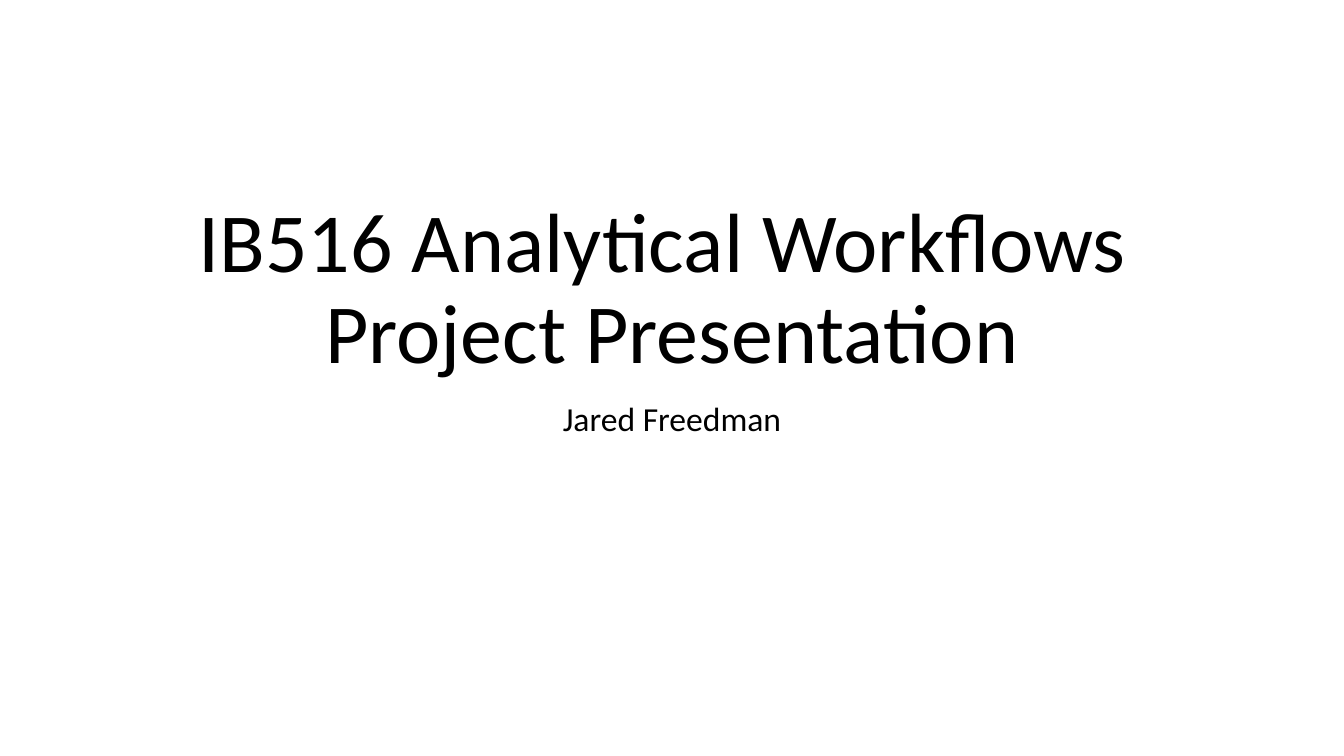
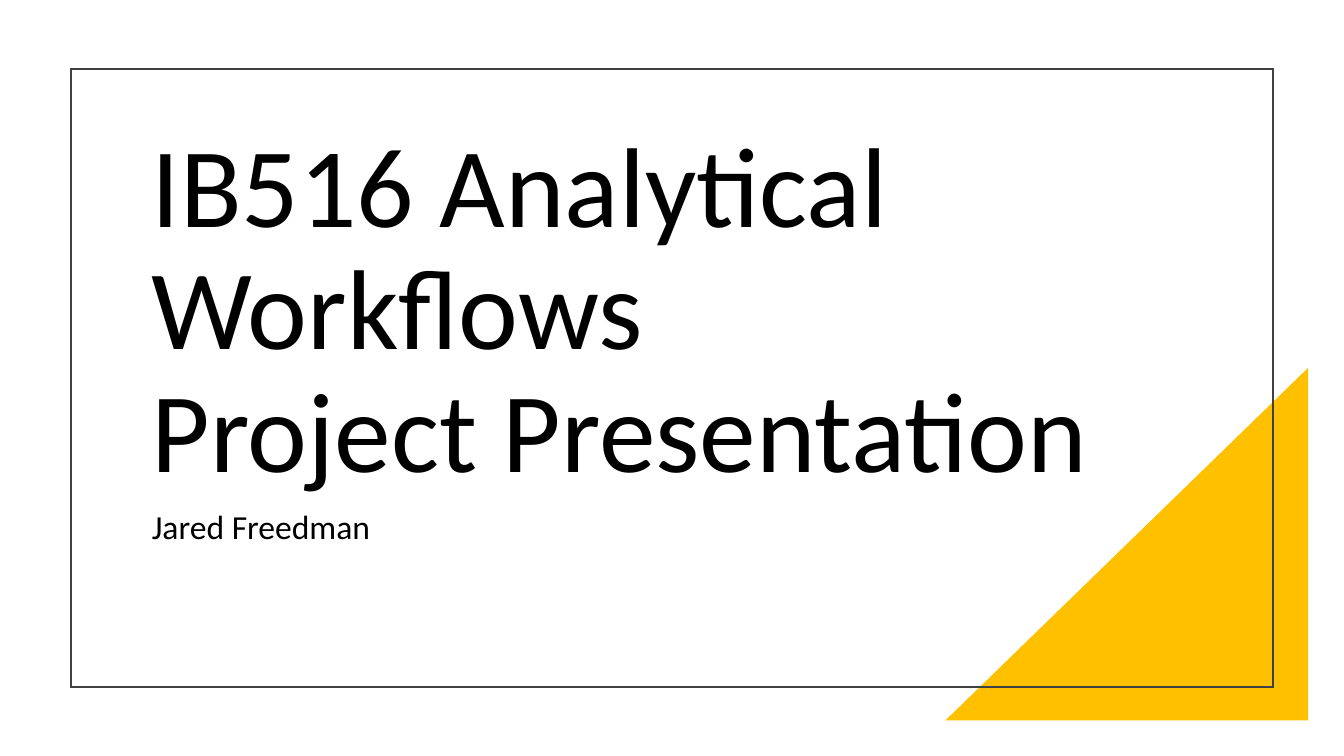
Before and after one commit to jaredfreedman/edna_metabarcoding, a slide deck: slide 1 of IB516 Analytical Workflows/Project Proposal Slides.pptx. Drawn at 1344x756 pixels with LibreOffice and Linux fonts; fonts in the diff are those of the drawing. Boxes give left, top, right and bottom in pixels: in the first picture for what was removed or moved away, otherwise in the second. Text is boxed around its words. In the diff, an @@ line names an element or a change of style, - is before the commit and + after.

```diff
--- a/IB516 Analytical Workflows/Project Proposal Slides.pptx
+++ b/IB516 Analytical Workflows/Project Proposal Slides.pptx
@@ rectangle added at box(71, 69, 1273, 687), outline #404040 1.5 pt @@
@@ title "IB516 Analytical Workflows Project Presentation": place and size @@
-title "IB516 Analytical Workflows Project Presentation" at box(199, 213, 1125, 378)
+title "IB516 Analytical Workflows Project Presentation" at box(152, 148, 1088, 492)
@@ title "IB516 Analytical Workflows Project Presentation" at box(152, 148, 1088, 492): size 60 to 81 pt; alignment centre to left @@
@@ right triangle added at box(946, 368, 1309, 721), fill #FFC000 @@
@@ subtitle "Jared Freedman": place and size @@
-subtitle "Jared Freedman" at box(563, 407, 781, 432)
+subtitle "Jared Freedman" at box(152, 515, 370, 540)
@@ subtitle "Jared Freedman" at box(152, 515, 370, 540): alignment centre to left @@
```
Also in this commit, not shown: 1 other slide changed, 3 slides added, 3 slides removed.
